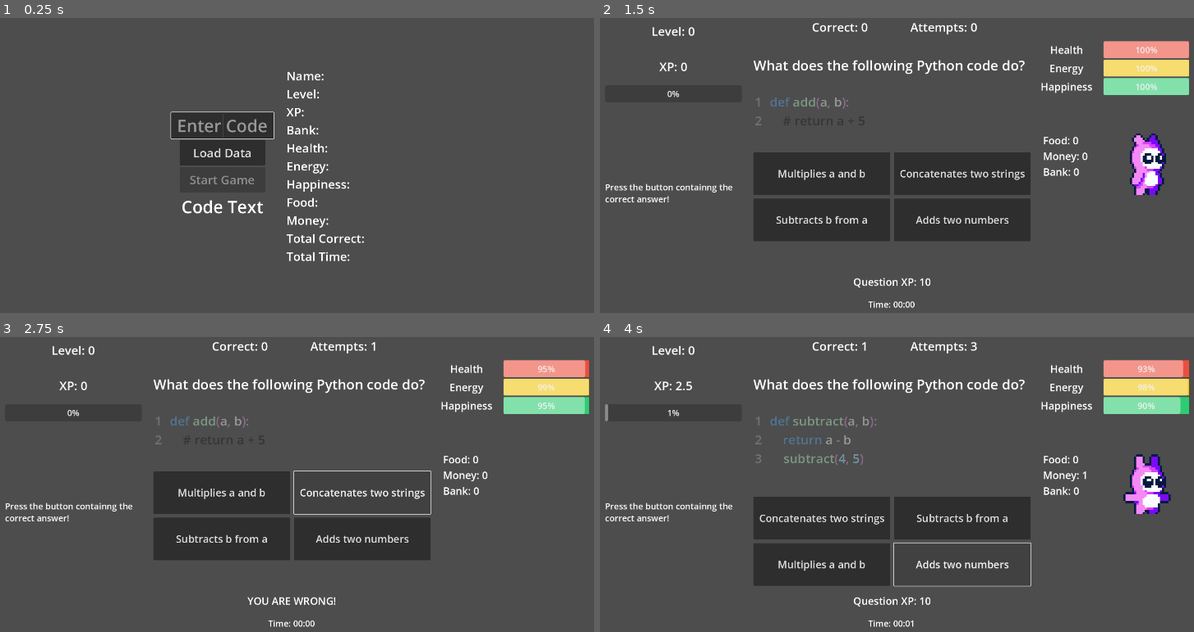
Above: before the commit, frames 1-4 (two rows, left to right).
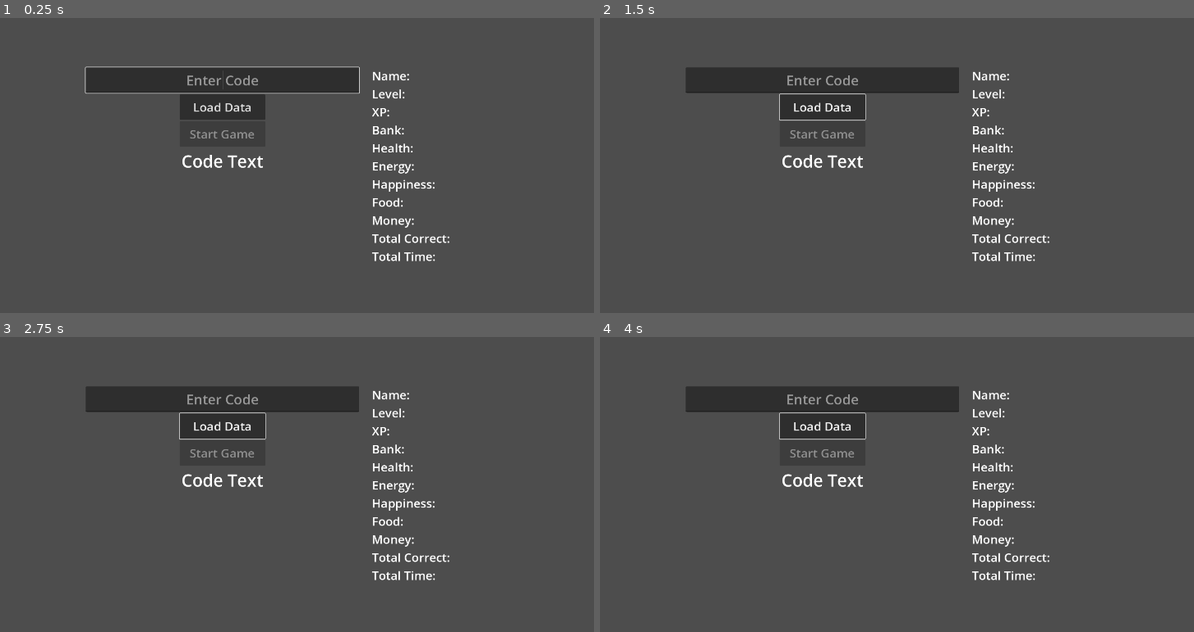
Above: after the commit, the same moments.

Repository: jweimerjr46/update-stats
Game: Godot game, scene res://main_menu.tscn
The game is run twice, just before and just after one commit, with the same random seed, the same clock (stepped at 60 frames per second) and the same inputs.
Inputs (mouse positions are in pixels of both pictures, inside the frame that each line leads up to):
- Up to frame 1 (0.25 s): no input
- Up to frame 2 (1.5 s): click "Load Data" at 0.5 s; click (819, 180) at 1.25 s, where only the run before the commit has a clickable "Start Game"
- Up to frame 3 (2.75 s): click (362, 493) at 2 s, where only the run before the commit has a clickable "Concatenates two strings"
- Up to frame 4 (4 s): click (819, 537) at 2.75 s, where only the run before the commit has a clickable "Subtracts b from a"; click (962, 537) at 3.5 s, where only the run before the commit has a clickable "Adds two numbers"

The runs differ from the first frame. In frame 1, 9.1% of the frame differs, in the area x 14-76%, y 16-83%; in frame 2, 24%, in the area x 0-100%, y 1-99%; in frame 3, 20%; in frame 4, 22%.

Commit message:
just starting to load and save data

Diff:
--- a/MainMenu.gd
+++ b/MainMenu.gd
@@ -41,21 +41,22 @@
 
 
 func _on_load_data_button_pressed():
-	start_button.disabled = false
-	if len(game_code.text) < 10:
-		Global.player_name = game_code.text
-	else:
-		var split_string = game_code.text.split()
-		#print(int(split_string[0] + split_string[1]))
-		Global.player_health = int(split_string[0] + split_string[1])
-	name_label.text = "Name: " + Global.player_name
-	level_label.text = "Level: " + str(Global.level)
-	xp_label.text = "XP: " + str(Global.xp)
-	bank_label.text = "Bank: " + str(Global.bank)
-	health_label.text = "Health: " + str(Global.player_health)
-	energy_label.text = "Energy: " + str(Global.energy)
-	happiness_label.text = "Happiness: " + str(Global.happiness)
-	food_label.text = "Food: " + str(Global.food)
-	money_label.text = "Money: " + str(Global.money)
-	correct_label.text = "Total Correct: " + str(Global.alltime_correct)
-	time_label.text = "Total Time: " + str(Global.total_time_played)
+	if game_code.text:
+		start_button.disabled = false
+		if len(game_code.text) < 10:
+			Global.player_name = game_code.text
+		else:
+			var split_string = game_code.text.split()
+			#print(int(split_string[0] + split_string[1]))
+			Global.player_health = int(split_string[0] + split_string[1])
+		name_label.text = "Name: " + Global.player_name
+		level_label.text = "Level: " + str(Global.level)
+		xp_label.text = "XP: " + str(Global.xp)
+		bank_label.text = "Bank: " + str(Global.bank)
+		health_label.text = "Health: " + str(Global.player_health)
+		energy_label.text = "Energy: " + str(Global.energy)
+		happiness_label.text = "Happiness: " + str(Global.happiness)
+		food_label.text = "Food: " + str(Global.food)
+		money_label.text = "Money: " + str(Global.money)
+		correct_label.text = "Total Correct: " + str(Global.alltime_correct)
+		time_label.text = "Total Time: " + str(Global.total_time_played)
--- a/main_menu.tscn
+++ b/main_menu.tscn
@@ -28,16 +28,15 @@
 [node name="VBoxContainer" type="VBoxContainer" parent="HBoxContainer"]
 custom_minimum_size = Vector2(0, 400)
 layout_mode = 2
-alignment = 1
 
 [node name="GameCode" type="LineEdit" parent="HBoxContainer/VBoxContainer"]
-custom_minimum_size = Vector2(300, 75)
+custom_minimum_size = Vector2(800, 75)
 layout_mode = 2
 size_flags_horizontal = 4
-theme_override_font_sizes/font_size = 50
+theme_override_font_sizes/font_size = 40
 placeholder_text = "Enter Code"
 alignment = 1
-max_length = 6
+max_length = 50
 clear_button_enabled = true
 caret_blink = true
 
